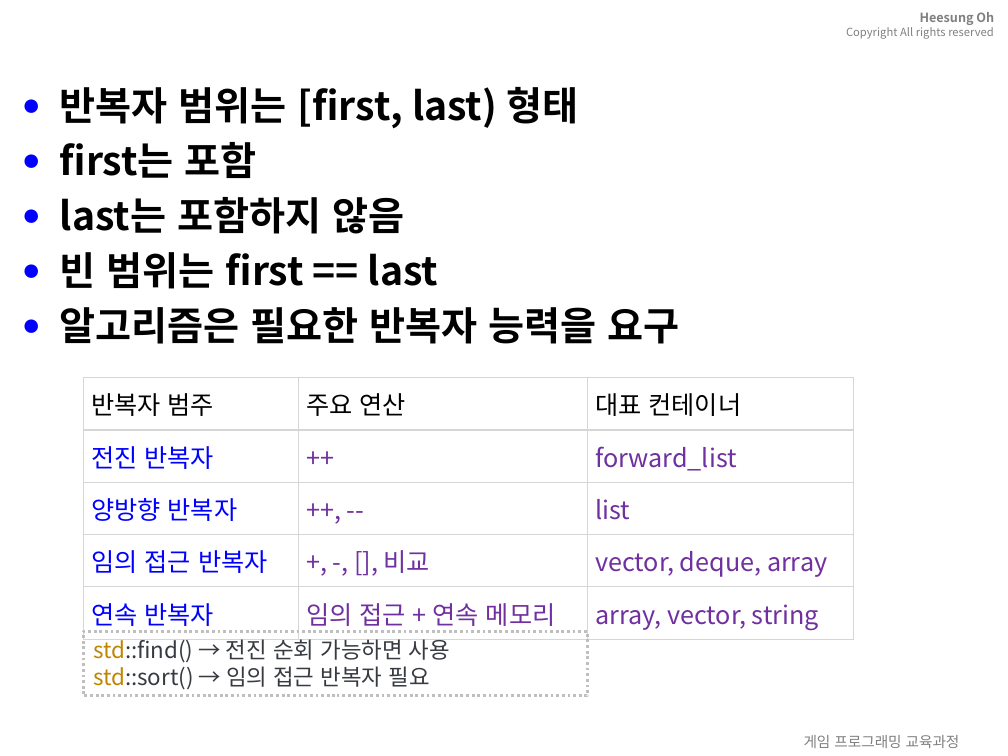
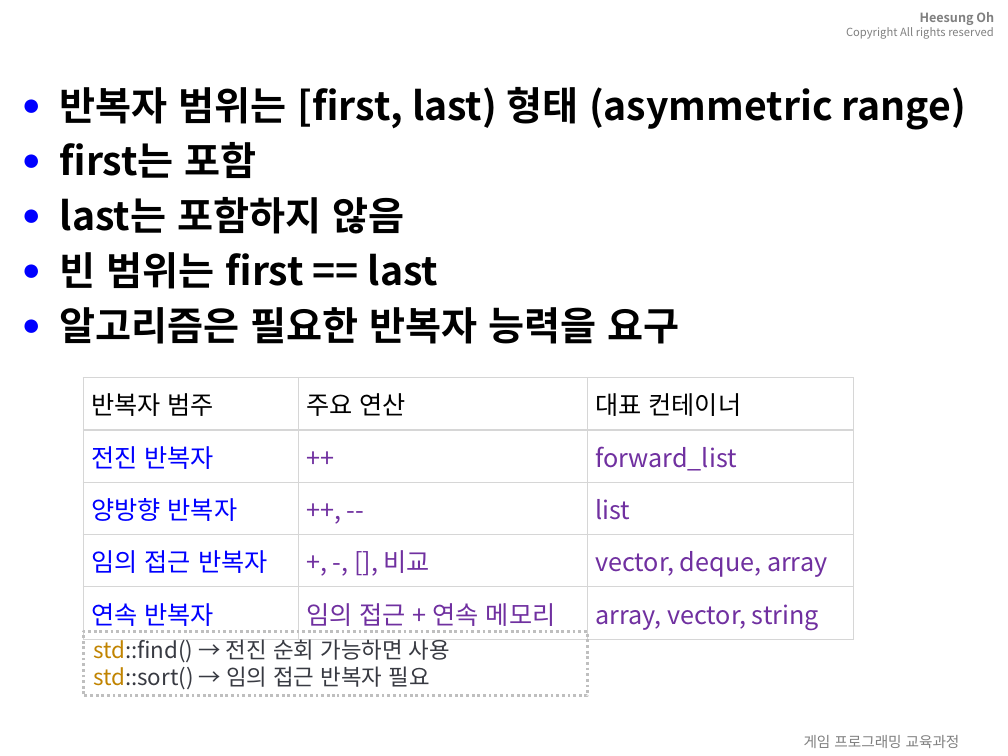
Before and after one commit to 3dapi/bs02_cpp, a slide deck: slide 7 of doc/ppt/11.container.pptx. Drawn at 1008x756 pixels with LibreOffice and Linux fonts; fonts in the diff are those of the drawing; background and template pictures are left out. Boxes give left, top, right and bottom in pixels: in the first picture for what was removed or moved away, otherwise in the second. Text is boxed around its words. In the diff, an @@ line names an element or a change of style, - is before the commit and + after.

```diff
--- a/doc/ppt/11.container.pptx
+++ b/doc/ppt/11.container.pptx
@@ text at [60,87,966,130]: text changed @@
-● 반복자 범위는 [first, last) 형태
+● 반복자 범위는 [first, last) 형태 (asymmetric range)
```
Also in this commit, not shown: 21 other files.
